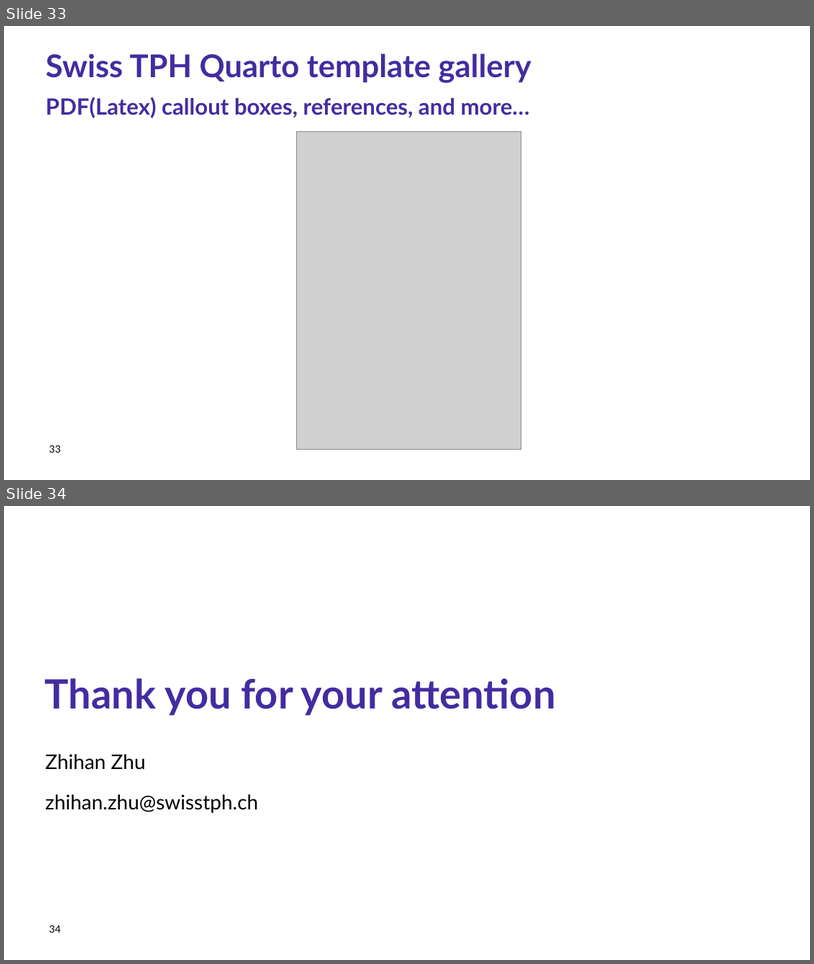
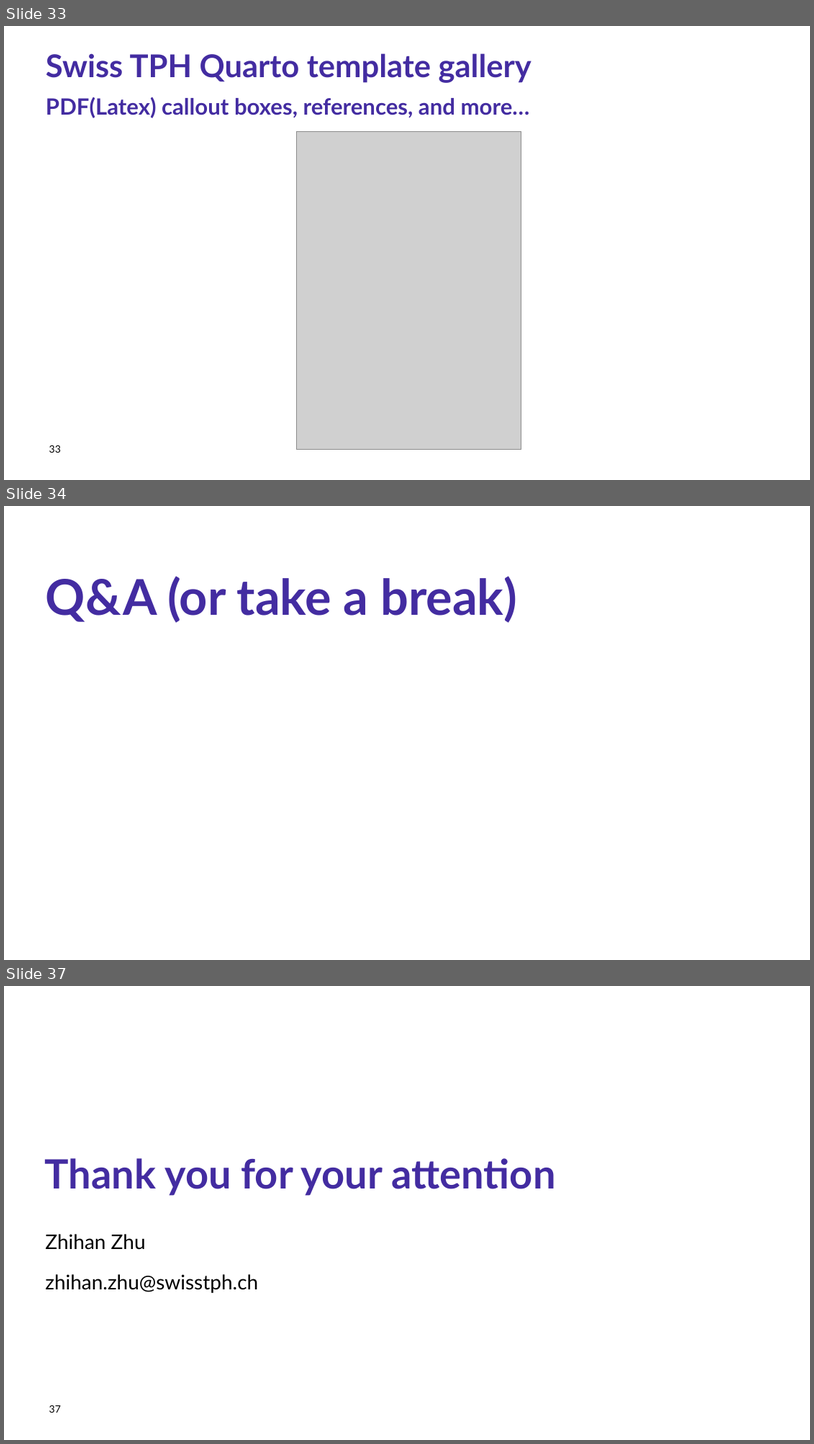
Before and after one commit to Research-IT-Swiss-TPH/quarto-workshop-2026, a slide deck: slides/lecture.pptx. Shown one above the other, each under a label of ours: slides 33 and 34 before the commit, slides 33, 34 and 37 after it; the slides between them are not shown. The pictures are 814x964 and 814x1444 pixels, drawn with LibreOffice and Linux fonts; fonts in the diff are those of the drawing; grey boxes stand for pictures; background and template pictures are left out. Boxes give left, top, right and bottom in pixels: in the first picture for what was removed or moved away, otherwise in the second. Text is boxed around its words. In the diff, an @@ line names an element or a change of style, - is before the commit and + after.

```diff
--- a/slides/lecture.pptx
+++ b/slides/lecture.pptx
@@ slide 34 added at [4, 506, 810, 960], background picture (left out) @@
@@ title added at [46, 576, 517, 623], 44 pt, text #432CA1, bold @@
+Q&A (or take a break)
@@ what was slide 34 is now slide 37 @@
@@ page number at [49, 1405, 61, 1412]: text changed @@
-34
+37
```
Also in this commit, not shown: 2 other slides added.
